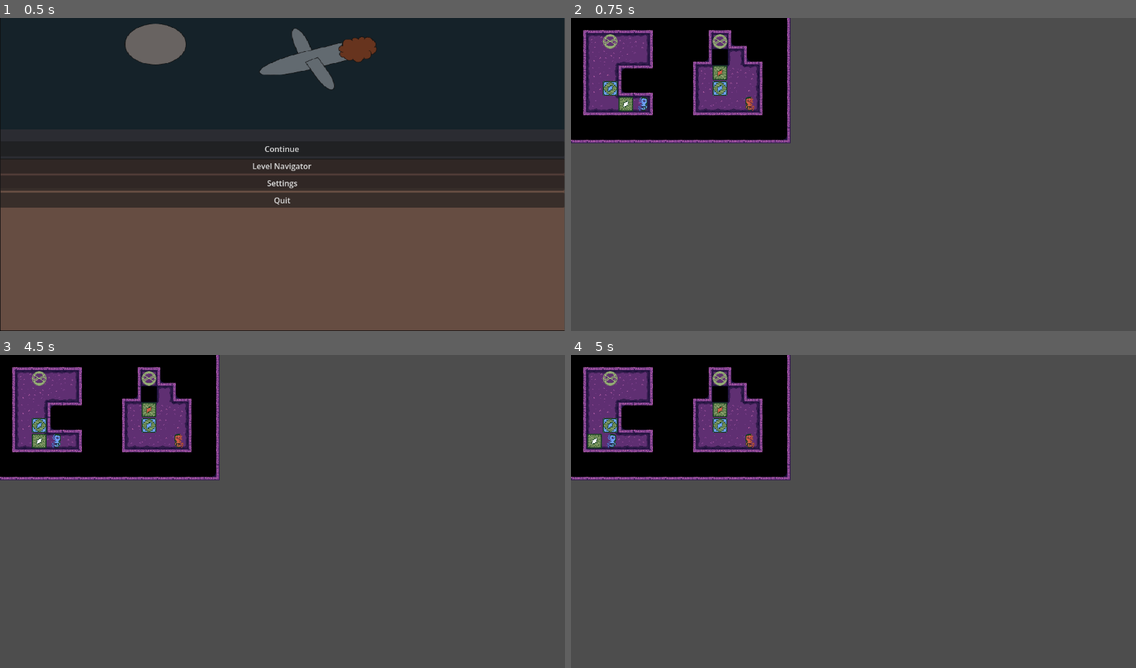
Above: before the commit, frames 1-4 (two rows, left to right).
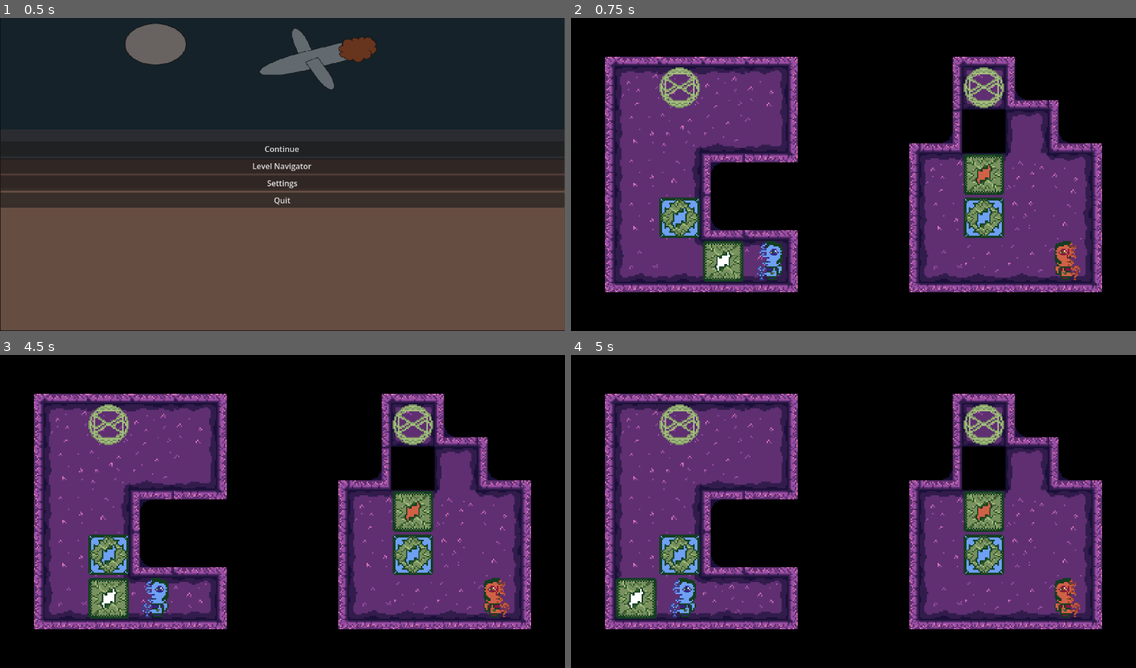
Above: after the commit, the same moments.

Repository: whitsettbe/kcol-f26-gamedevproj-cb
Game: Godot game, scene res://UI/scenes/main_menu.tscn
The game is run twice, just before and just after one commit, with the same random seed, the same clock (stepped at 60 frames per second) and the same inputs.
Inputs:
- Up to frame 1 (0.5 s): no input
- Up to frame 2 (0.75 s): click "Continue" at 0.5 s
- Up to frame 3 (4.5 s): tap Enter at 1.25 s; hold D (L_right) 1.28-2.03 s; tap Shift (undo) every 0.75 s from 1.35 to 4.35 s; tap Space (restart) every 0.75 s from 2 to 4.25 s; hold S (L_down) 2.03-2.78 s; hold D (L_right) 2.78-3.53 s; hold W (L_up) 3.53-4.28 s; hold A (L_left) from 4.28 s (still down)
- Up to frame 4 (5 s): keep holding A (L_left)

Frame 1 is identical in both runs. In frame 2, 94% of the frame differs, in the area x 0-100%, y 0-100%; in frame 3, 94%; in frame 4, 94%.

Commit message:
Levels scaled/centered on load

Diff:
--- a/TornAsunder/scripts/multilevel.gd
+++ b/TornAsunder/scripts/multilevel.gd
@@ -26,6 +26,7 @@
 	connect_level_signals()
 	level_scene_stack = []
 	level_scene_stack_times = []
+	compute_level_transform()
 
 
 # Connect the level scene's signals to scripts in this file
@@ -96,3 +97,42 @@
 func _on_level_reset_requested() -> void:
 	Globals.level_scene.queue_free()
 	load_level(Globals.level_idx)
+
+
+# Translate and scale the level to center it on the screen
+#  and maximize its size.
+func compute_level_transform() -> void:
+
+	# Compute the pixel rectangle containing the map,
+	#  excluding its extra bounding walls.
+	var tilemap : TileMapLayer \
+			= Globals.level_scene.get_node("FloorOverlays")
+	var grid_rect = tilemap.get_used_rect()
+	var grid_rect_contracted = Rect2i(
+		grid_rect.position + Vector2i.ONE,
+		grid_rect.size - 2 * Vector2i.ONE
+	)
+	var rect_contracted = Rect2(
+		grid_rect_contracted.position * GridArea2D.TILE_SIZE,
+		grid_rect_contracted.size * GridArea2D.TILE_SIZE
+	) # pixels
+
+	# Determine how to scale the level
+	var viewport_size = get_viewport().get_visible_rect().size
+	var scale_ratios = viewport_size / rect_contracted.size
+	var scale_ratio = min(scale_ratios.x, scale_ratios.y)
+
+	# Set the level scale
+	Globals.level_scene.scale = Vector2.ONE * scale_ratio
+	var rect_rescaled = Rect2(
+		rect_contracted.position * scale_ratio,
+		rect_contracted.size * scale_ratio
+	)
+
+	# Determine the translation to the screen center
+	var viewport_center = viewport_size / 2
+	var level_center = rect_rescaled.position + rect_rescaled.size / 2
+	var offset_needed = viewport_center - level_center
+
+	# Apply the translation
+	Globals.level_scene.position = offset_needed
